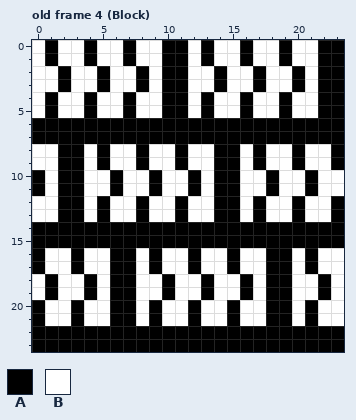
A pixel-art file gets an edit: res/images/tileset.ase. Above, as it was before the edit.
24x24 pixels, 16 frames. Shown: old frame 4 (Block). The commit also changed other frames, which this record leaves out.
Visible layers, top first: "Layer 3", "Layer 2", "Layer 1".
Palette (. is transparent): A #000000  B #ffffff
Pixels before, old frame 4 (Block), first column x 0:
 0 BABBABBABBAABABBABBABBAA
 1 BABBABBABBAABABBABBABBAA
 2 BBABBABBABAABBABBABBABAA
 3 BBABBABBABAABBABBABBABAA
 4 BABBABBABBAABABBABBABBAA
 5 BABBABBABBAABABBABBABBAA
 6 AAAAAAAAAAAAAAAAAAAAAAAA
 7 AAAAAAAAAAAAAAAAAAAAAAAA
 8 BBAABABBABBABBAABABBABBA
 9 BBAABABBABBABBAABABBABBA
10 ABAABBABBABBABAABBABBABB
11 ABAABBABBABBABAABBABBABB
12 BBAABABBABBABBAABABBABBA
13 BBAABABBABBABBAABABBABBA
14 AAAAAAAAAAAAAAAAAAAAAAAA
15 AAAAAAAAAAAAAAAAAAAAAAAA
16 ABBABBAABABBABBABBAABABB
17 ABBABBAABABBABBABBAABABB
18 BABBABAABBABBABBABAABBAB
19 BABBABAABBABBABBABAABBAB
20 ABBABBAABABBABBABBAABABB
21 ABBABBAABABBABBABBAABABB
22 AAAAAAAAAAAAAAAAAAAAAAAA
23 AAAAAAAAAAAAAAAAAAAAAAAA
Now the later version:
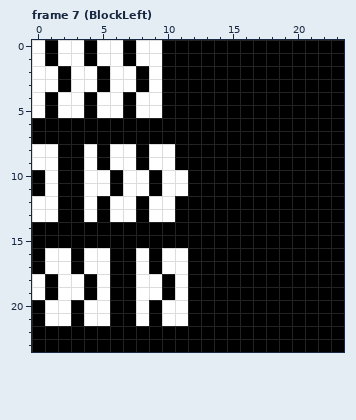
A new or re-ordered frame is compared with the old frame closest to it.
Change:
frames 16 -> 20
Frame 7 (BlockLeft) is new; against old frame 4 (Block), layer "Layer 1":
y 0..1: x 12 B -> A; x 14..15 BB -> AA; x 17..18 BB -> AA; x 20..21 BB -> AA
y 2..3: x 12..13 BB -> AA; x 15..16 BB -> AA; x 18..19 BB -> AA; x 21 B -> A
y 4..5: x 12 B -> A; x 14..15 BB -> AA; x 17..18 BB -> AA; x 20..21 BB -> AA
y 8..9: x 12..13 BB -> AA; x 16 B -> A; x 18..19 BB -> AA; x 21..22 BB -> AA
y 10..11: x 13 B -> A; x 16..17 BB -> AA; x 19..20 BB -> AA; x 22..23 BB -> AA
y 12..13: x 12..13 BB -> AA; x 16 B -> A; x 18..19 BB -> AA; x 21..22 BB -> AA
y 16..17: x 13..14 BB -> AA; x 16..17 BB -> AA; x 20 B -> A; x 22..23 BB -> AA
y 18..19: x 12 B -> A; x 14..15 BB -> AA; x 17 B -> A; x 20..21 BB -> AA; x 23 B -> A
y 20..21: x 13..14 BB -> AA; x 16..17 BB -> AA; x 20 B -> A; x 22..23 BB -> AA
